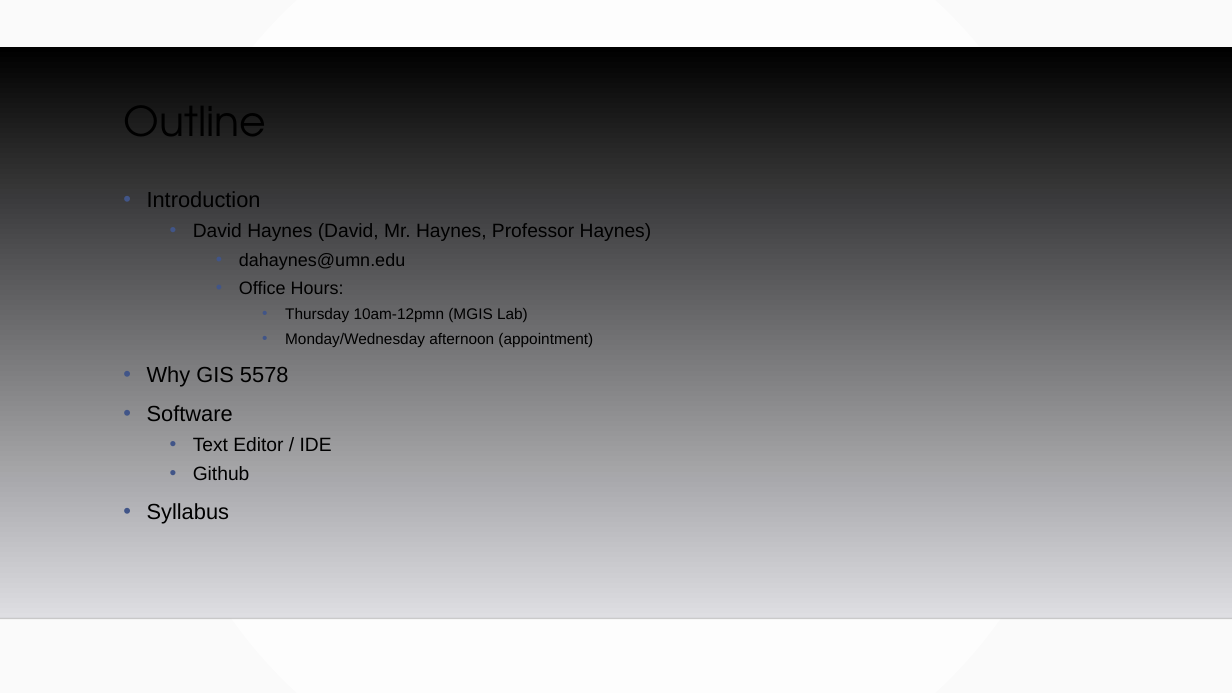
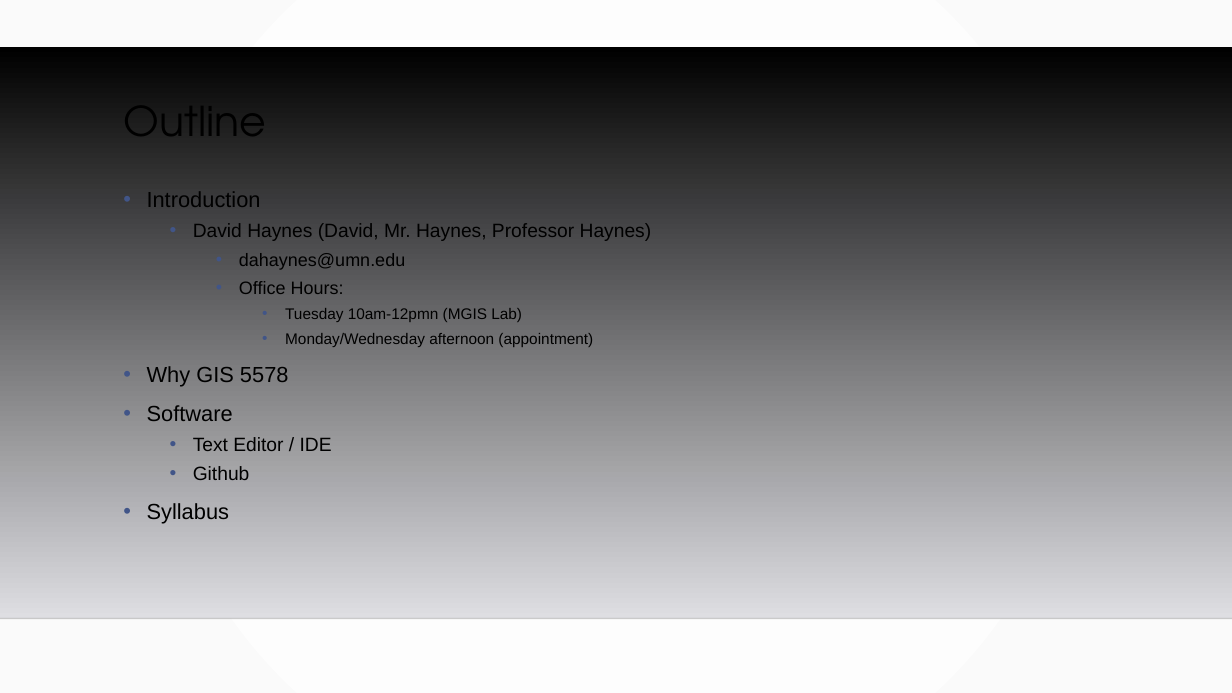
Before and after one commit to MGIS-UMN-GIS5578/GIS5578-week1, a slide deck: slide 2 of GIS5778.odp. Drawn at 1232x693 pixels with LibreOffice and Linux fonts; fonts in the diff are those of the drawing; background and template pictures are left out. Boxes give left, top, right and bottom in pixels: in the first picture for what was removed or moved away, otherwise in the second. Text is boxed around its words. In the diff, an @@ line names an element or a change of style, - is before the commit and + after.

```diff
--- a/GIS5778.odp
+++ b/GIS5778.odp
@@ text at (x1=285, y1=308, x2=522, y2=322): text changed @@
-      • Thursday 10am-12pmn (MGIS Lab)
+      • Tuesday 10am-12pmn (MGIS Lab)
```
Also in this commit, not shown: 1 other slide changed, 1 other file.
